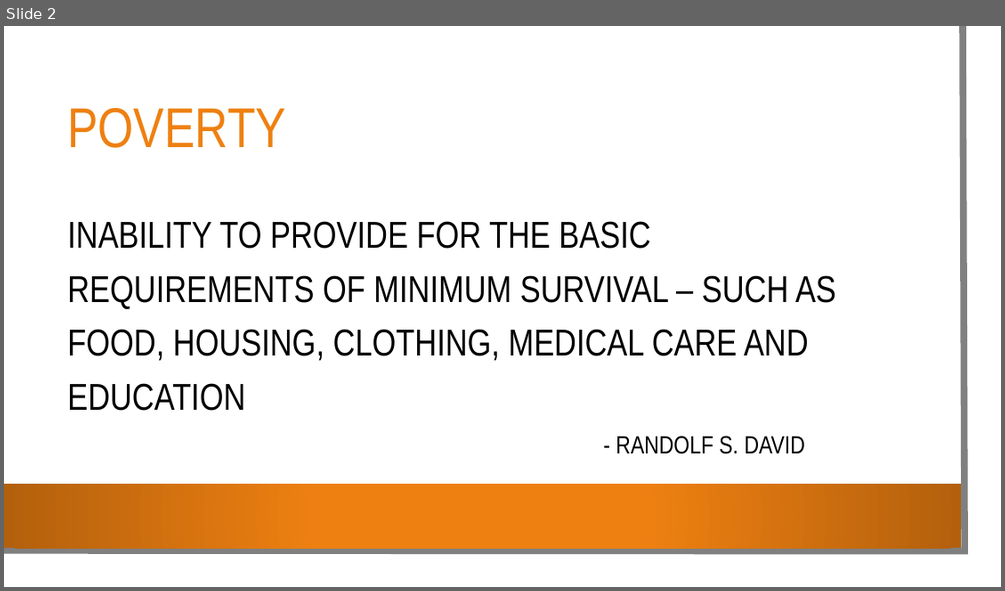
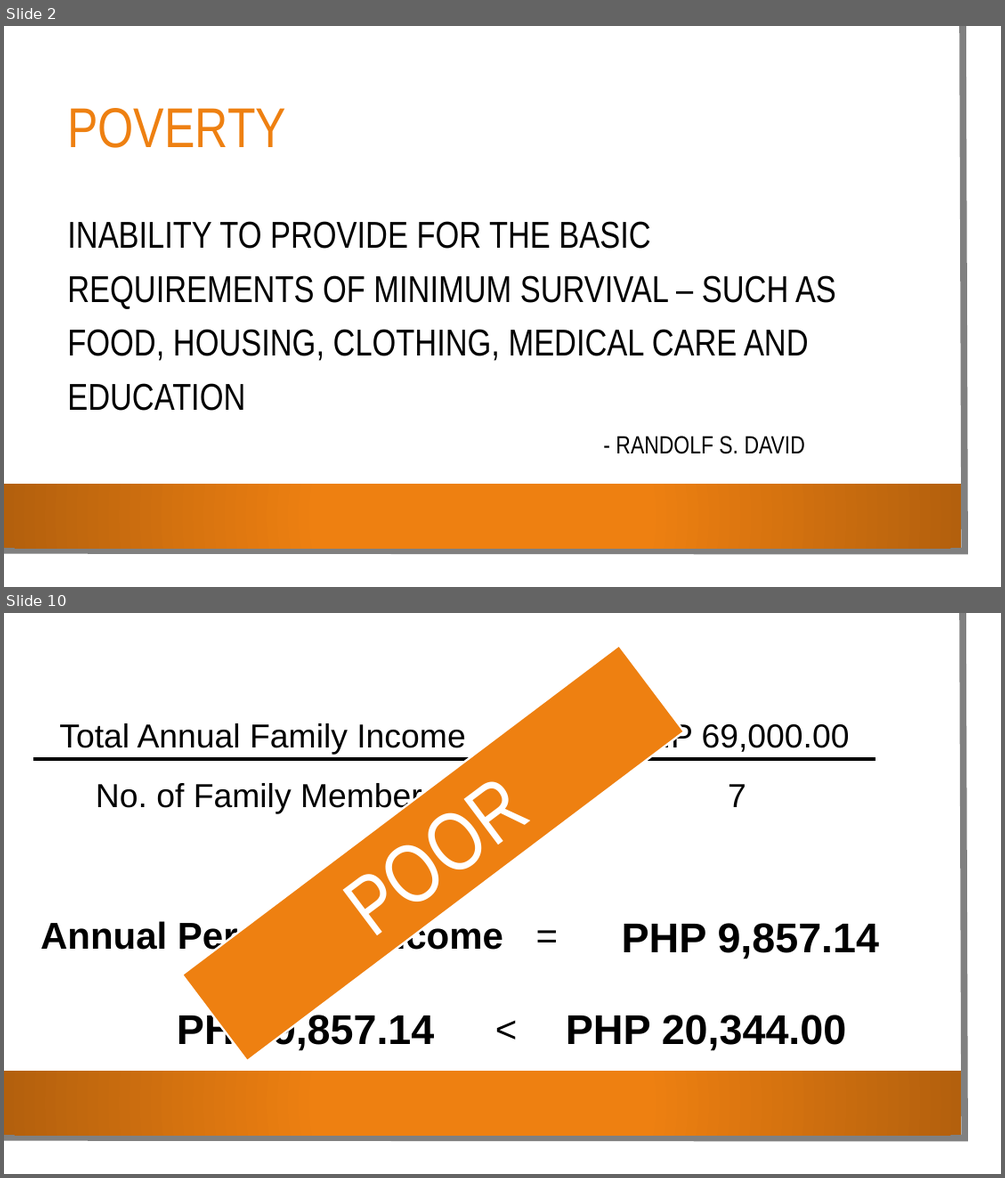
Before and after one commit to jcheramia7/IBMDESC-Poverty, a slide deck: Documentation/Poverty.pptx. Shown one above the other, each under a label of ours: slide 2 before the commit, slides 2 and 10 after it; the slides between them are not shown. The pictures are 1005x591 and 1005x1178 pixels, drawn with LibreOffice and Linux fonts; fonts in the diff are those of the drawing; background and template pictures are left out. Boxes give left, top, right and bottom in pixels: in the first picture for what was removed or moved away, otherwise in the second. Text is boxed around its words. In the diff, an @@ line names an element or a change of style, - is before the commit and + after.

```diff
--- a/Documentation/Poverty.pptx
+++ b/Documentation/Poverty.pptx
@@ slide 10 added at bbox=[4, 613, 1001, 1174], background picture (left out); not listed: 3 template elements that a slide beside it also shows @@
@@ rectangle added at bbox=[182, 645, 685, 1062], fill #EE8011, outline #FFFFFF 2 pt, 80 pt, text #FFFFFF @@
+POOR
@@ text added at bbox=[59, 723, 465, 814], 32 pt, text #000000 @@
+Total Annual Family Income
+No. of Family Members
@@ text added at bbox=[495, 732, 599, 786], 36 pt, text #000000 @@
+=
@@ text added at bbox=[624, 722, 850, 807], 32 pt, text #000000 @@
+PHP 69,000.00
+7
@@ line added from (33, 759) to (493, 759), #000000 3 pt @@
@@ line added from (599, 759) to (875, 759), #000000 3 pt @@
@@ text added at bbox=[40, 918, 503, 956], 36 pt, text #000000, bold @@
+Annual Per Capita Income
@@ text added at bbox=[495, 908, 599, 961], 36 pt, text #000000 @@
+=
@@ text added at bbox=[622, 923, 880, 959], 40 pt, text #000000, bold @@
+PHP 9,857.14
@@ text added at bbox=[177, 1011, 435, 1052], 40 pt, text #000000, bold @@
+PHP 9,857.14
@@ text added at bbox=[454, 1001, 558, 1054], 36 pt, text #000000 @@
+<
@@ text added at bbox=[566, 1014, 846, 1051], 40 pt, text #000000, bold @@
+PHP 20,344.00
```
Also in this commit, not shown: 11 other slides added, 9 slides removed, 1 other file.
